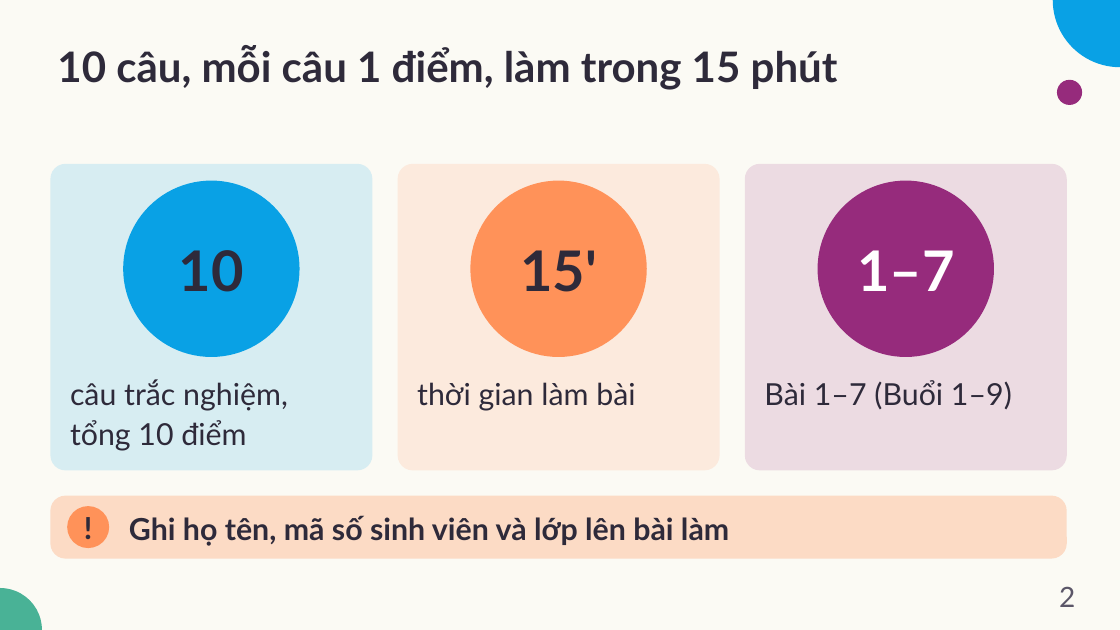
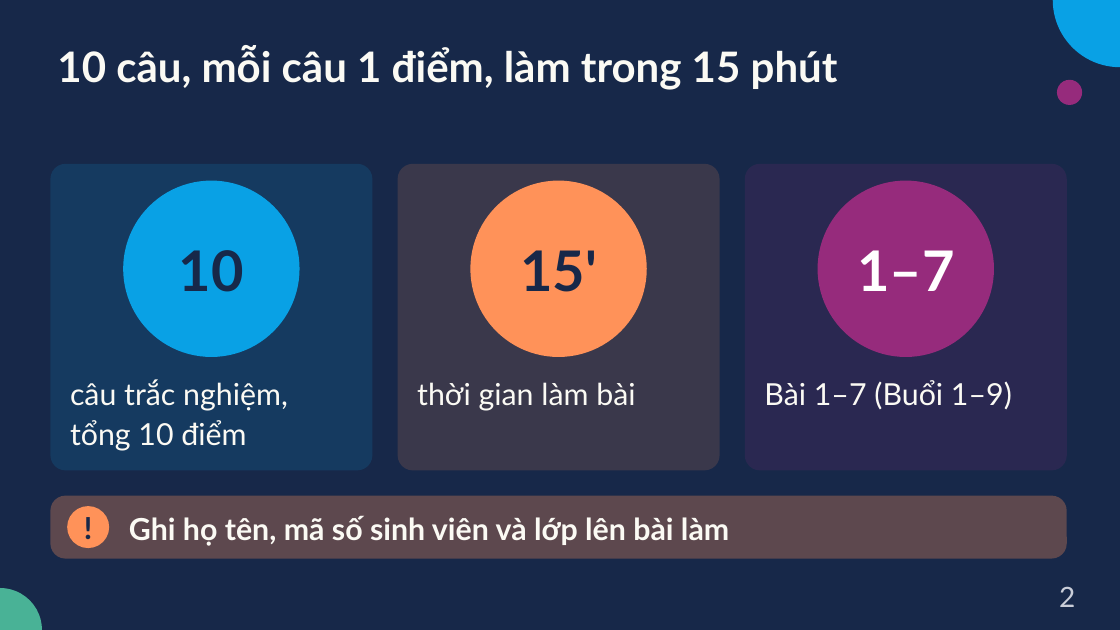
Before and after one commit to dnbaoquyen/academic-pptx-skill, a slide deck: slide 2 of mkt1107/output/MKT1107_KiemTra_TracNghiem_Bai1-7.pptx. Drawn at 1120x630 pixels with LibreOffice and Linux fonts; fonts in the diff are those of the drawing. Boxes give left, top, right and bottom in pixels: in the first picture for what was removed or moved away, otherwise in the second. Text is boxed around its words. In the diff, an @@ line names an element or a change of style, - is before the commit and + after.

```diff
--- a/mkt1107/output/MKT1107_KiemTra_TracNghiem_Bai1-7.pptx
+++ b/mkt1107/output/MKT1107_KiemTra_TracNghiem_Bai1-7.pptx
@@ background #FBFAF4 to #172849 @@
@@ rounded rectangle at box(50, 164, 372, 471): fill #D7EDF2 to #153A60 @@
@@ rounded rectangle at box(397, 164, 719, 471): fill #FCEADD to #3A384B @@
@@ rounded rectangle at box(745, 164, 1067, 471): fill #ECDBE2 to #2A2851 @@
@@ text colour #2E2A3A to #FBFAF4 in 5 elements at box(57, 46, 838, 90), box(129, 515, 729, 546), box(70, 379, 288, 451), box(417, 382, 635, 411), box(764, 380, 1012, 409) @@
@@ rounded rectangle at box(50, 496, 1067, 559): fill #FCDBC5 to #5D484E @@
@@ text colour #2E2A3A to #172849 in 3 elements at box(179, 250, 244, 292), box(520, 250, 597, 292), box(67, 507, 109, 549) @@
@@ page number at box(1059, 586, 1075, 607): text colour #5B5668 to #C9CDD8 @@
```
Also in this commit, not shown: 13 other slides changed, 4 other files.
